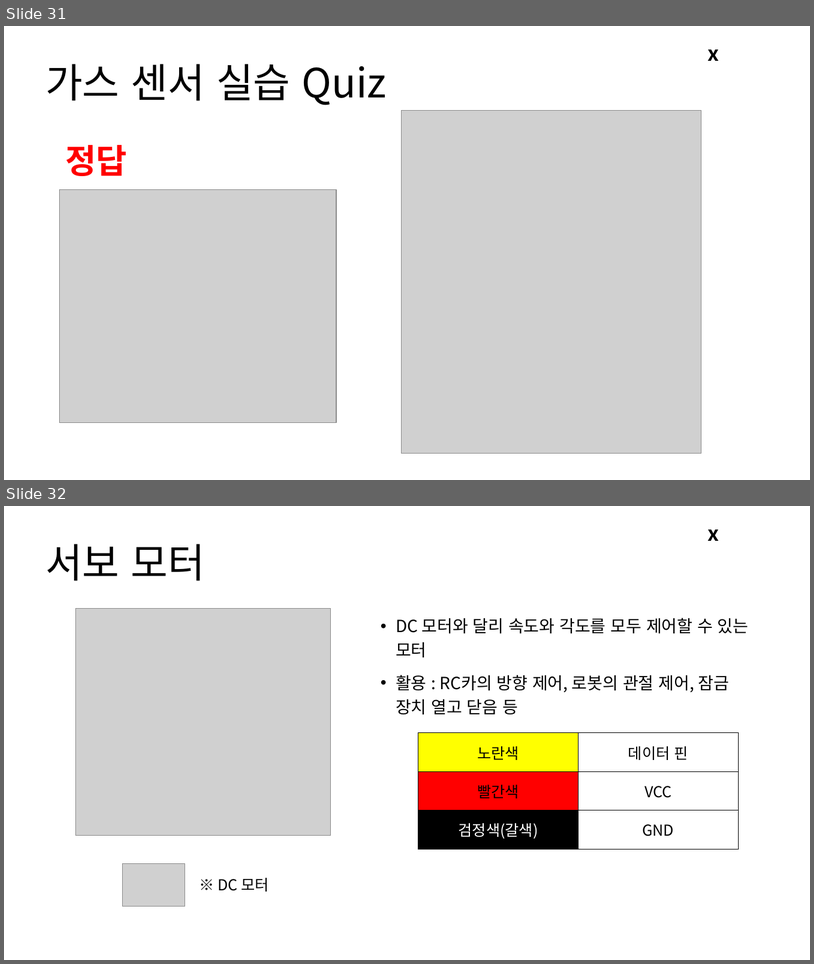
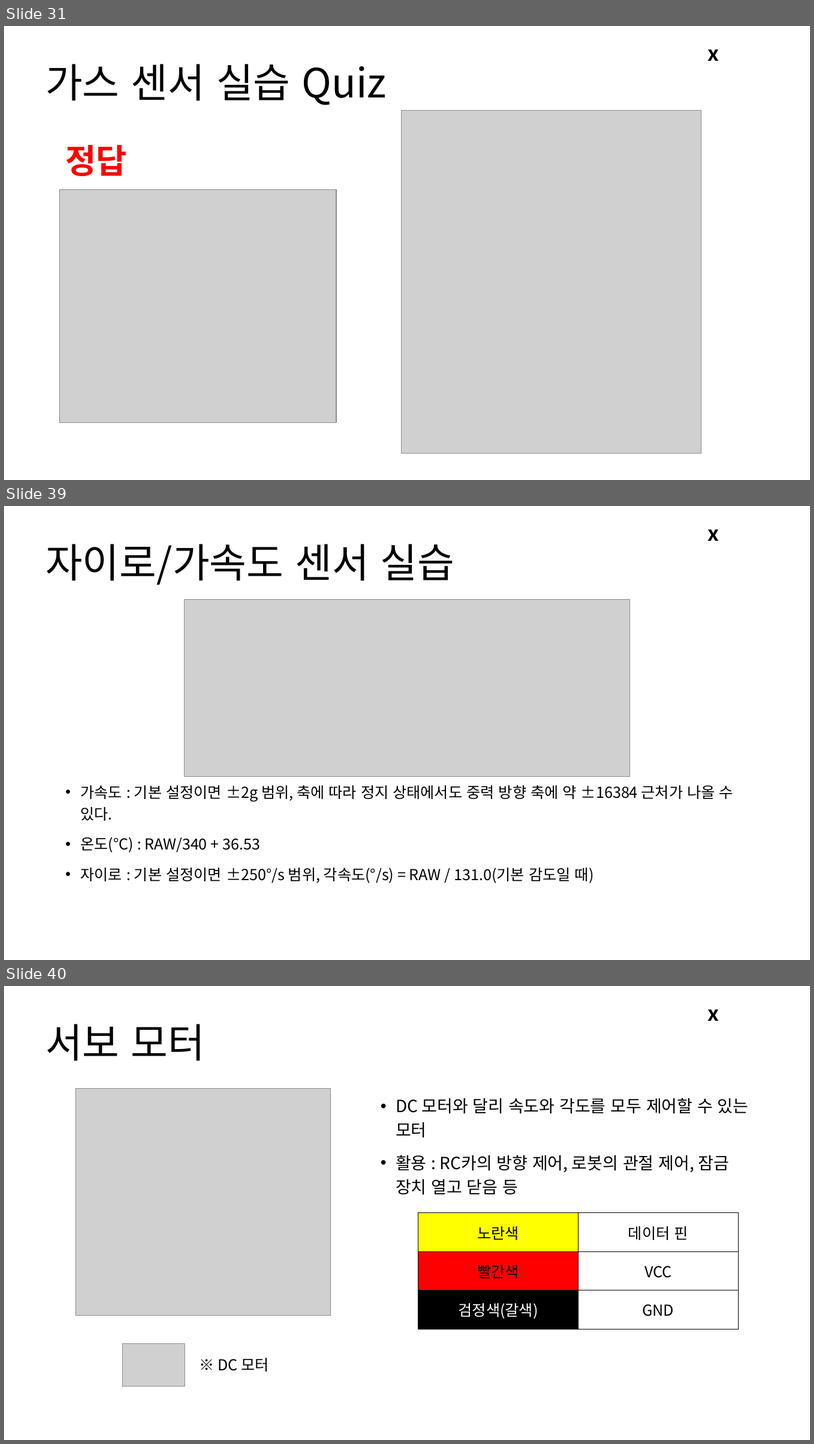
Before and after one commit to Leader-Lesson/KDT_RE_3rd, a slide deck: material/Arduino/03_아두이노 활용하기 2.pptx. Shown one above the other, each under a label of ours: slides 31 and 32 before the commit, slides 31, 39 and 40 after it; the slides between them are not shown. The pictures are 814x964 and 814x1444 pixels, drawn with LibreOffice and Linux fonts; fonts in the diff are those of the drawing; grey boxes stand for pictures; background and template pictures are left out. Boxes give left, top, right and bottom in pixels: in the first picture for what was removed or moved away, otherwise in the second. Text is boxed around its words. In the diff, an @@ line names an element or a change of style, - is before the commit and + after.

```diff
--- a/material/Arduino/03_아두이노 활용하기 2.pptx
+++ b/material/Arduino/03_아두이노 활용하기 2.pptx
@@ slide 39 added at (4,506,810,960), background #FFFFFF; not listed: 1 template element that a slide beside it also shows @@
@@ title added at (45,544,455,585), 48 pt, text #000000 @@
+자이로/가속도 센서 실습
@@ picture added at (184,599,630,776) @@
@@ text added at (81,785,734,883), 18 pt, text #000000 @@
+• 가속도 : 기본 설정이면 ±2g 범위, 축에 따라 정지 상태에서도 중력 방향 축에 약 ±16384 근처가 나올 수 있다.
+• 온도(°C) : RAW/340 + 36.53
+• 자이로 : 기본 설정이면 ±250°/s 범위, 각속도(°/s) = RAW / 131.0(기본 감도일 때)
@@ what was slide 32 is now slide 40 @@
```
Also in this commit, not shown: 7 other slides added, 2 other files.
